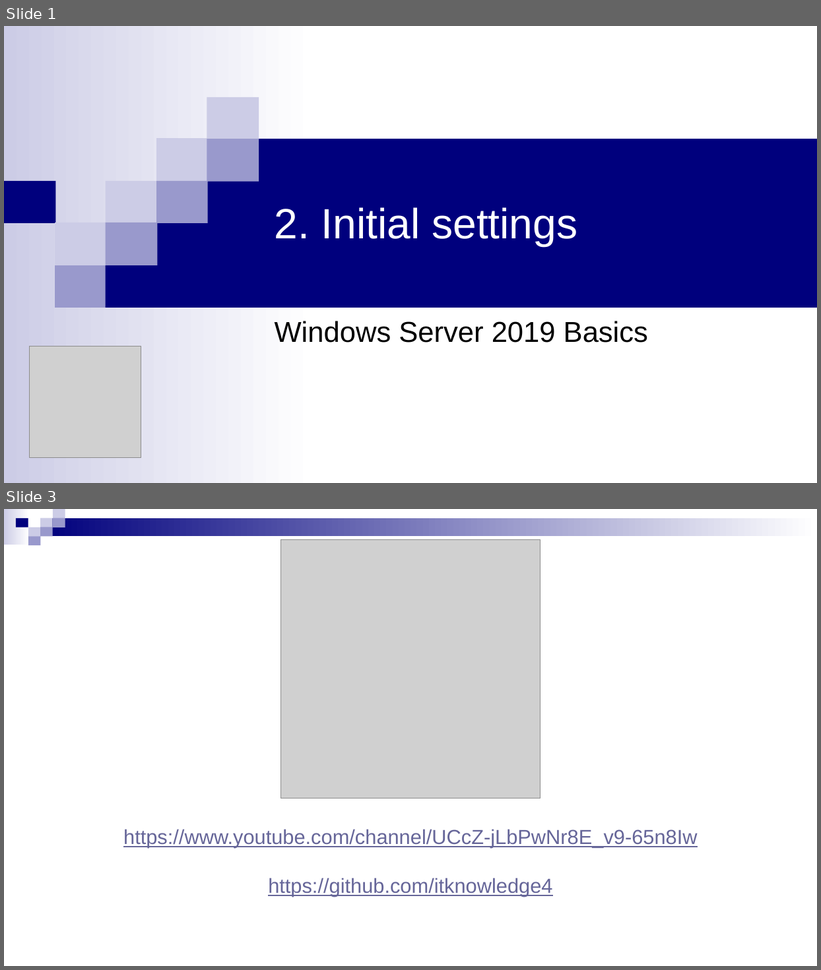
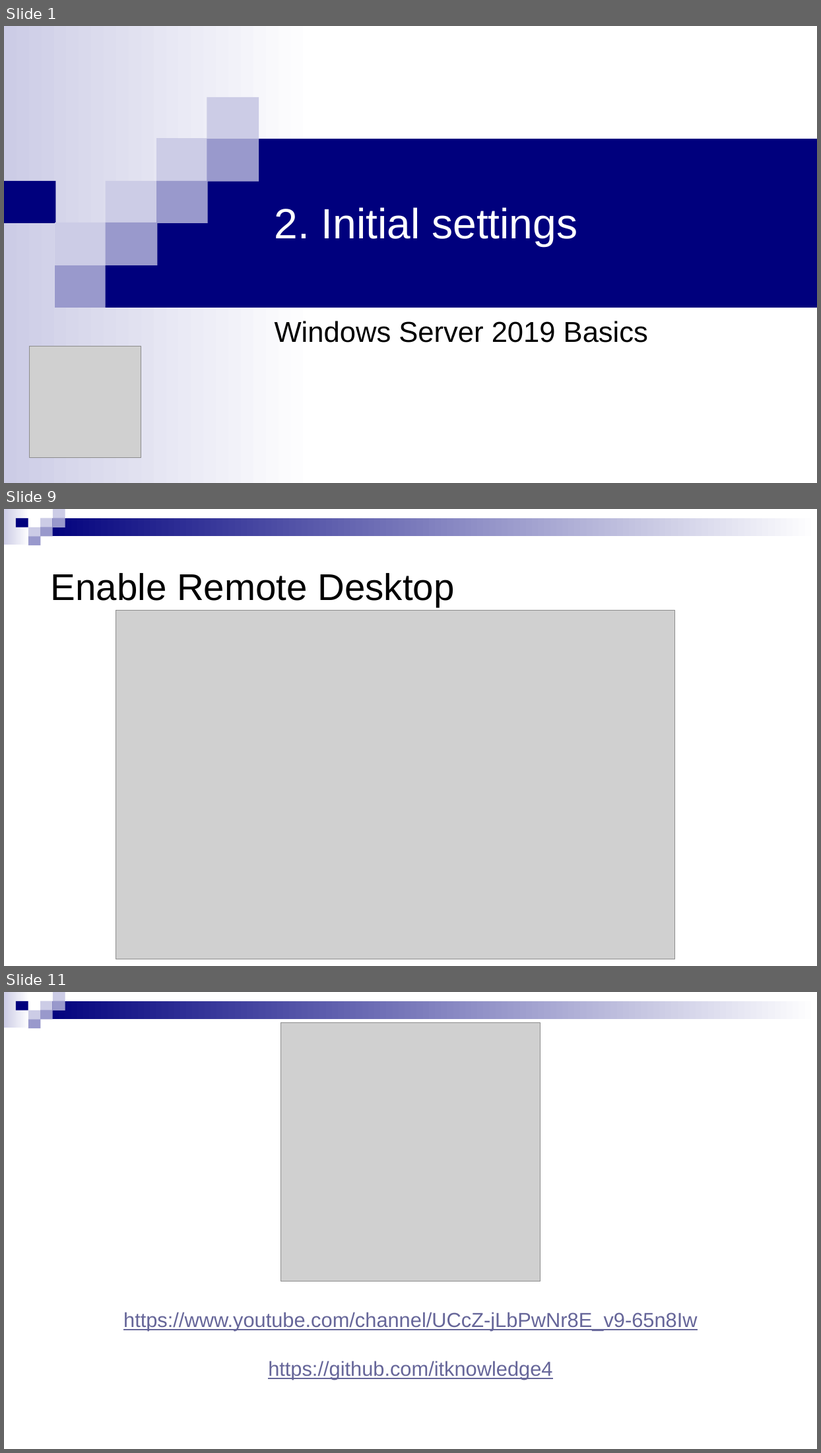
Before and after one commit to itknowledge4/ws2019basics, a slide deck: 2. Initial settings/Documents/Presentation.pptx. Shown one above the other, each under a label of ours: slides 1 and 3 before the commit, slides 1, 9 and 11 after it; the slides between them are not shown. The pictures are 821x970 and 821x1453 pixels, drawn with LibreOffice and Linux fonts; fonts in the diff are those of the drawing; grey boxes stand for pictures. Boxes give left, top, right and bottom in pixels: in the first picture for what was removed or moved away, otherwise in the second. Text is boxed around its words. In the diff, an @@ line names an element or a change of style, - is before the commit and + after.

```diff
--- a/2. Initial settings/Documents/Presentation.pptx
+++ b/2. Initial settings/Documents/Presentation.pptx
@@ slide 9 added at [4, 509, 817, 966], background #FFFFFF; not listed: 9 template elements that a slide beside it also shows @@
@@ title added at [51, 573, 454, 607], 44 pt, text #000000 @@
+Enable Remote Desktop
@@ picture added at [116, 611, 675, 960] @@
@@ what was slide 3 is now slide 11 @@
```
Also in this commit, not shown: 8 other slides added, 1 slide removed, 1 other file.
